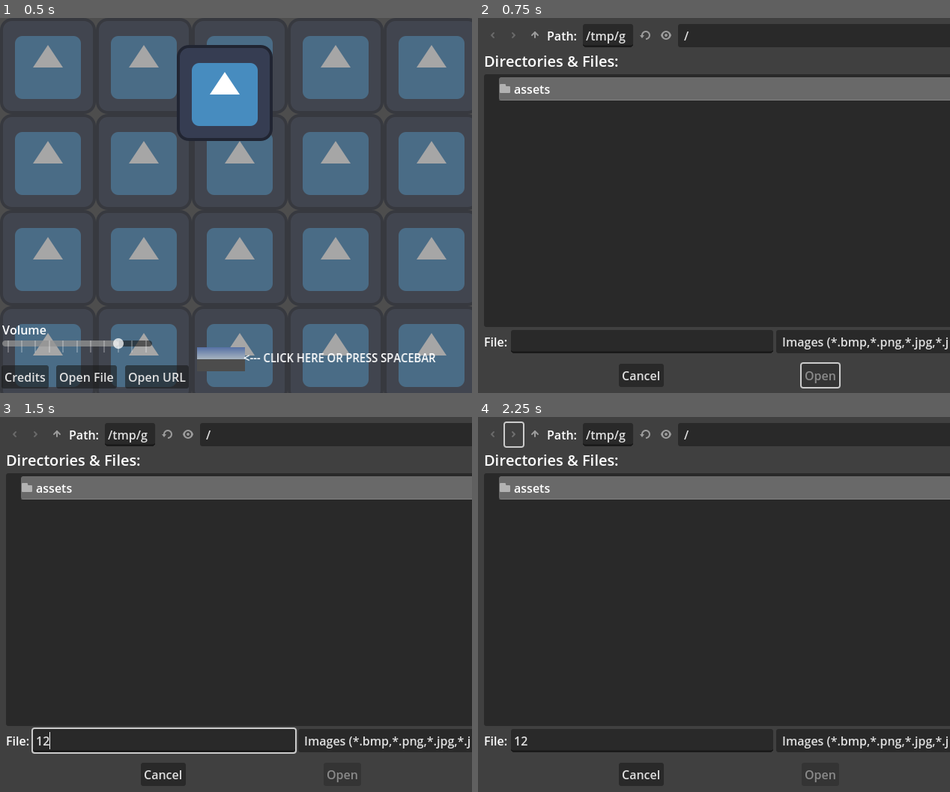
Above: before the commit, frames 1-4 (two rows, left to right).
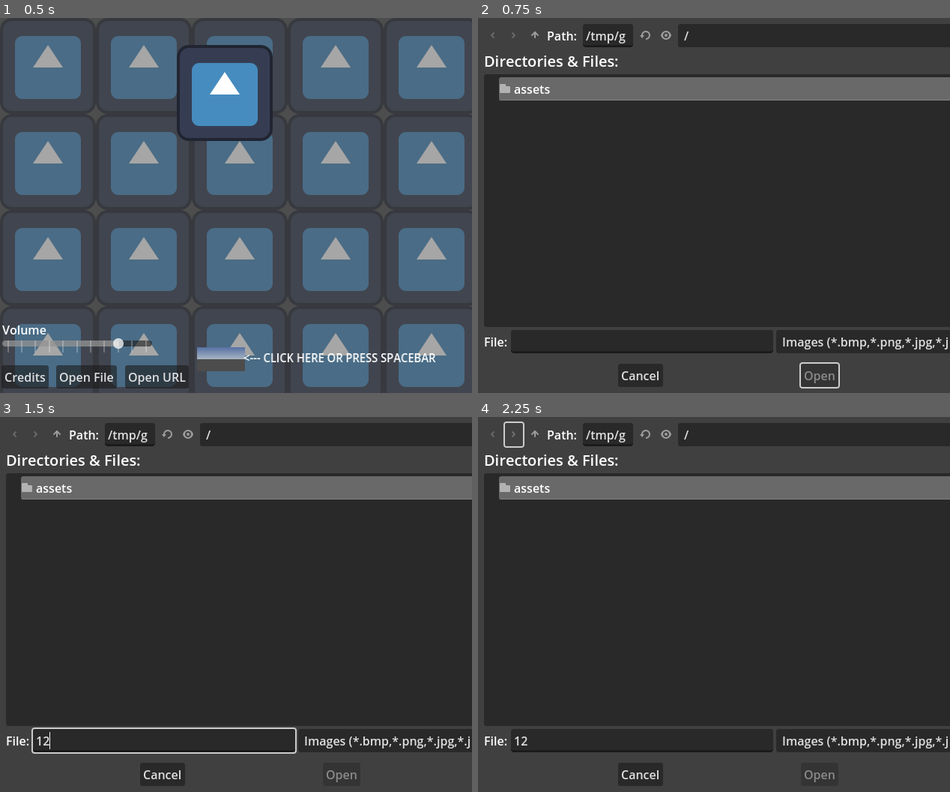
Above: after the commit, the same moments.

Repository: daveTheOldCoder/Avenger
Game: Godot game, scene res://main.tscn
The game is run twice, just before and just after one commit, with the same random seed, the same clock (stepped at 60 frames per second) and the same inputs. The engine's default icon, where the game draws it, is replaced by a stand-in: a white triangle on a blue panel in a dark square. A sky picture missing from this copy of the repository is replaced by a grey-blue gradient.
Inputs (mouse positions are in pixels of both pictures, inside the frame that each line leads up to):
- Up to frame 1 (0.5 s): no input
- Up to frame 2 (0.75 s): click "Open File" at 0.5 s
- Up to frame 3 (1.5 s): click (165, 739) at 1.27 s; type "12" at 1.35 s
- Up to frame 4 (2.25 s): click (515, 435) at 2 s

Frame 1 is identical in both runs. In frame 2, 0.2% of the frame differs, in the area x 30-77%, y 91-99%; in frame 3, 0.2%; in frame 4, 0.2%.
Error before the commit: Invalid access to property or key 'visible' on a base object of type 'null instance'. (res://target.gd:27)
Error after the commit: Trying to assign value of type 'Popup' to a variable of type 'Panel'. (res://open_url.gd:3)

Commit message:
Changed URLDialog from Popup to Panel, so that it would modal.
With a Popup, even if it covers the entire window, clicking outside the app causes the Popup to close.

Diff:
--- a/open_url.gd
+++ b/open_url.gd
@@ -1,7 +1,7 @@
 extends Button
 
-@onready var dialog: Popup = $%UrlDialog
+@onready var dialog: Panel = $%UrlDialog
 
 func _ready():
 	focus_mode = Control.FOCUS_NONE
-	pressed.connect(func(): dialog._on_about_to_popup(); dialog.show())
+	pressed.connect(func(): dialog._on_visibility_changed(); dialog.show())
--- a/url_dialog.gd
+++ b/url_dialog.gd
@@ -1,4 +1,4 @@
-extends Popup
+extends Panel
 
 var http_request: HTTPRequest = HTTPRequest.new()
 var http_header_regex: RegEx = RegEx.new()
@@ -15,22 +15,16 @@
 func _ready() -> void:
 
 	hide()
-#	unresizable = true
-#	popup_window = true
-#	transient = true
-#	exclusive = true
-#	always_on_top = true
 	url.virtual_keyboard_enabled = true
 	url.virtual_keyboard_type = url.VirtualKeyboardType.KEYBOARD_TYPE_URL
 	url.placeholder_text = "Enter image URL here."
-	about_to_popup.connect(_on_about_to_popup)
+	visibility_changed.connect(_on_visibility_changed)
 	url.text_changed.connect(func(s: String): url_btn.disabled = s.is_empty())
 	url_btn.pressed.connect(func():\
 			message.text = "Fetching..."; fetch_url(url.text.strip_edges()))
 	ok_btn.pressed.connect(func():\
 			Events.target_changed.emit(preview.texture); hide())
 	cancel_btn.pressed.connect(func(): hide())
-	popup_hide.connect(_on_hide)
 
 	http_request.timeout = 10.0
 	http_request.use_threads = true
@@ -65,14 +59,15 @@
 	assert(regex_err == OK)
 
 
-func _on_about_to_popup() -> void:
-	print_debug("showing")
-	url.text = ""
-	url_btn.disabled = true
-	preview.texture = null
-	message.text = ""
-	ok_btn.disabled = true
-	message_flasher.start()
+func _on_visibility_changed() -> void:
+	if visible:
+		print_debug("showing")
+		url.text = ""
+		url_btn.disabled = true
+		preview.texture = null
+		message.text = ""
+		ok_btn.disabled = true
+		message_flasher.start()
 
 
 func _on_hide() -> void:
